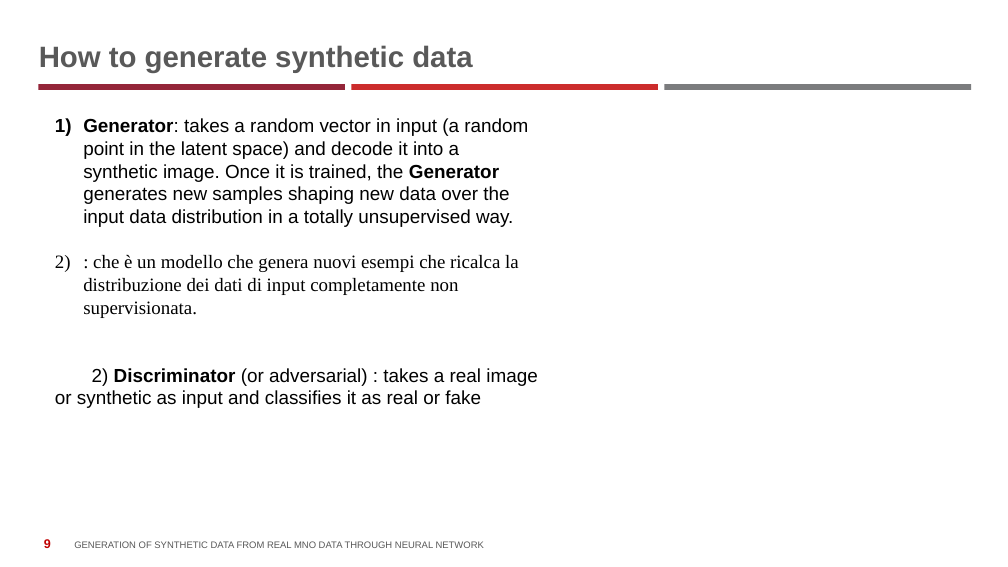
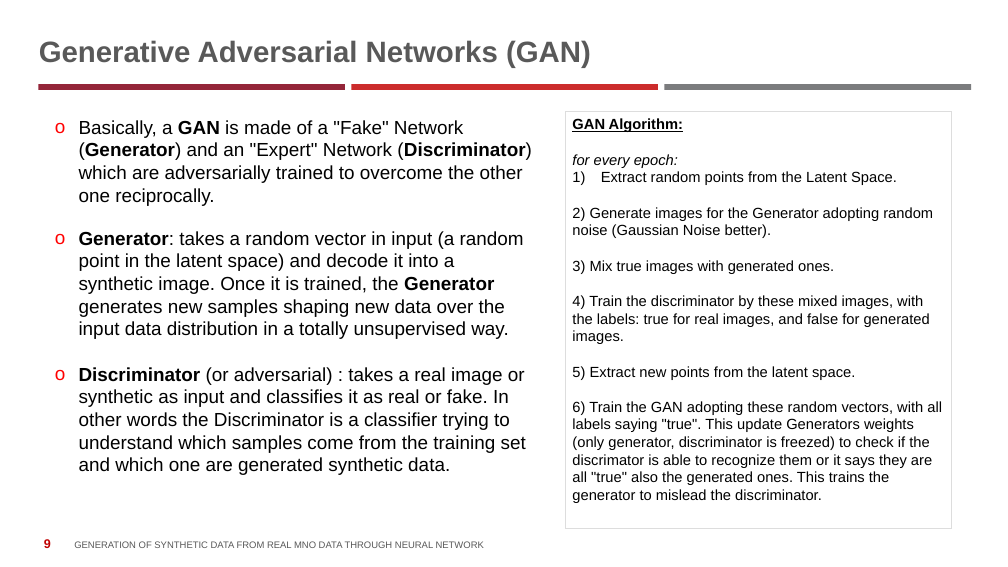
Before and after one commit to istat-methodology/Synthetic_Data, a slide deck: slide 9 of Presentations/Dati Sintetici di telefonia_V2-FUSION.pptx. Drawn at 1008x567 pixels with LibreOffice and Linux fonts; fonts in the diff are those of the drawing; background and template pictures are left out. Boxes give left, top, right and bottom in pixels: in the first picture for what was removed or moved away, otherwise in the second. Text is boxed around its words. In the diff, an @@ line names an element or a change of style, - is before the commit and + after.

```diff
--- a/Presentations/Dati Sintetici di telefonia_V2-FUSION.pptx
+++ b/Presentations/Dati Sintetici di telefonia_V2-FUSION.pptx
@@ title removed at (39, 45, 472, 73) @@
-How to generate synthetic data
@@ title added at (39, 40, 591, 68), 28 pt, text #595959, bold @@
+Generative Adversarial Networks (GAN)
@@ rectangle added at (565, 112, 952, 529), outline #DDDDDD 0.75 pt, 14 pt, text #000000 @@
+GAN Algorithm:
+for every epoch:
+1) Extract random points from the Latent Space.
+2) Generate images for the Generator adopting random noise (Gaussian Noise better).
+3) Mix true images with generated ones.
+4) Train the discriminator by these mixed images, with the labels: true for real images, and false for generated images.
+5) Extract new points from the latent space.
+6) Train the GAN adopting these random vectors, with all labels saying "true". This update Generators weights (only generator, discriminator is freezed) to check if the discrimator is able to recognize them or it says they are all "true" also the generated ones. This trains the generator to mislead the discriminator.
@@ text added at (79, 120, 532, 206), 18 pt, text #000000 @@
+o Basically, a GAN is made of a "Fake" Network (Generator) and an "Expert" Network (Discriminator) which are adversarially trained to overcome the other one reciprocally.
@@ text "Generator: takes a random vector ...": place and size @@
-text "Generator: takes a random vector ..." at (55, 118, 537, 408)
+text "Generator: takes a random vector ..." at (79, 231, 526, 475)
@@ text at (79, 231, 524, 339): bullet 1) to o @@
@@ text at (79, 367, 526, 475): text changed; font Times New Roman to Arial @@
-2) : che è un modello che genera nuovi esempi che ricalca la distribuzione dei dati di input completamente non supervisionata.
-2) Discriminator (or adversarial) : takes a real image or synthetic as input and classifies it as real or fake
+o Discriminator (or adversarial) : takes a real image or synthetic as input and classifies it as real or fake. In other words the Discriminator is a classifier trying to understand which samples come from the training set and which one are generated synthetic data.
```
Also in this commit, not shown: 5 other slides changed, 2 slides added, 1 other file.
